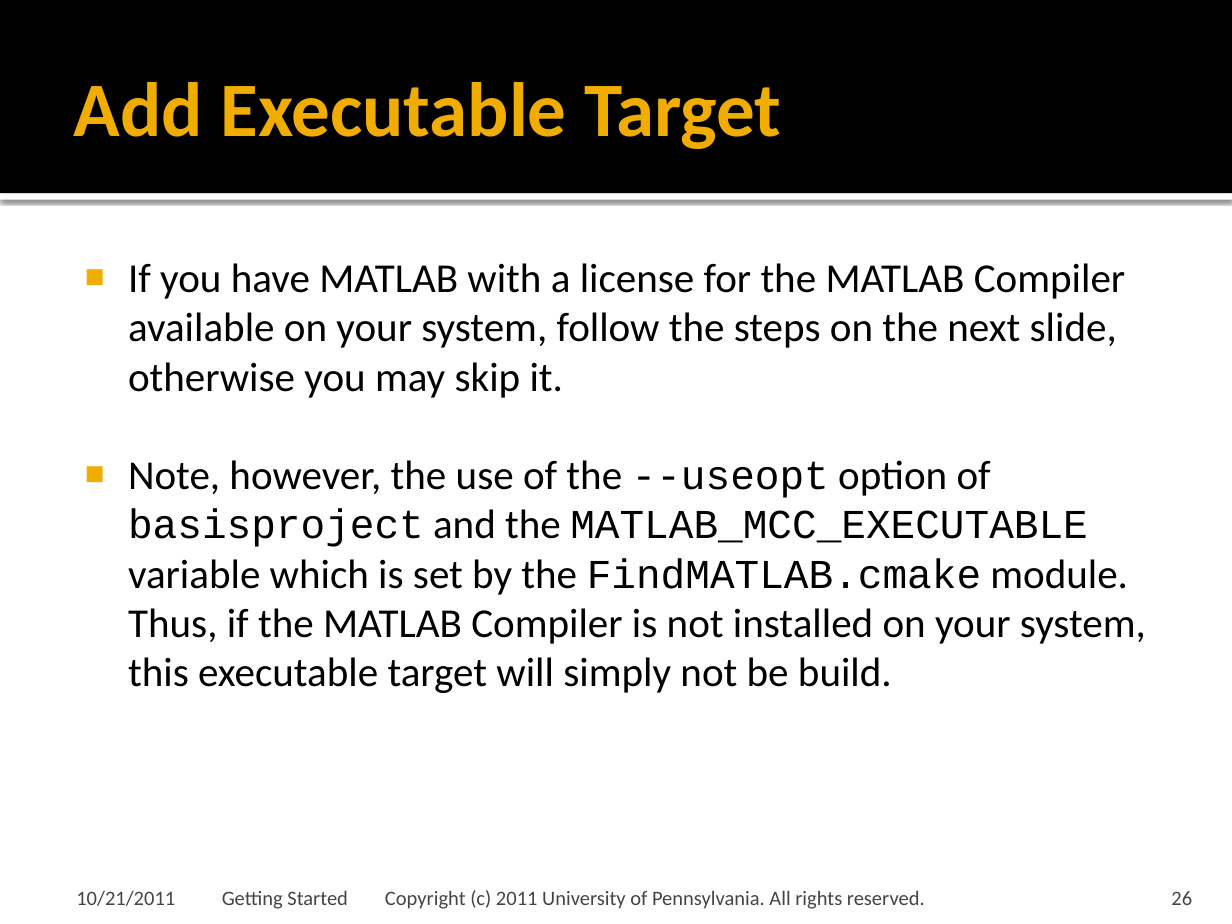
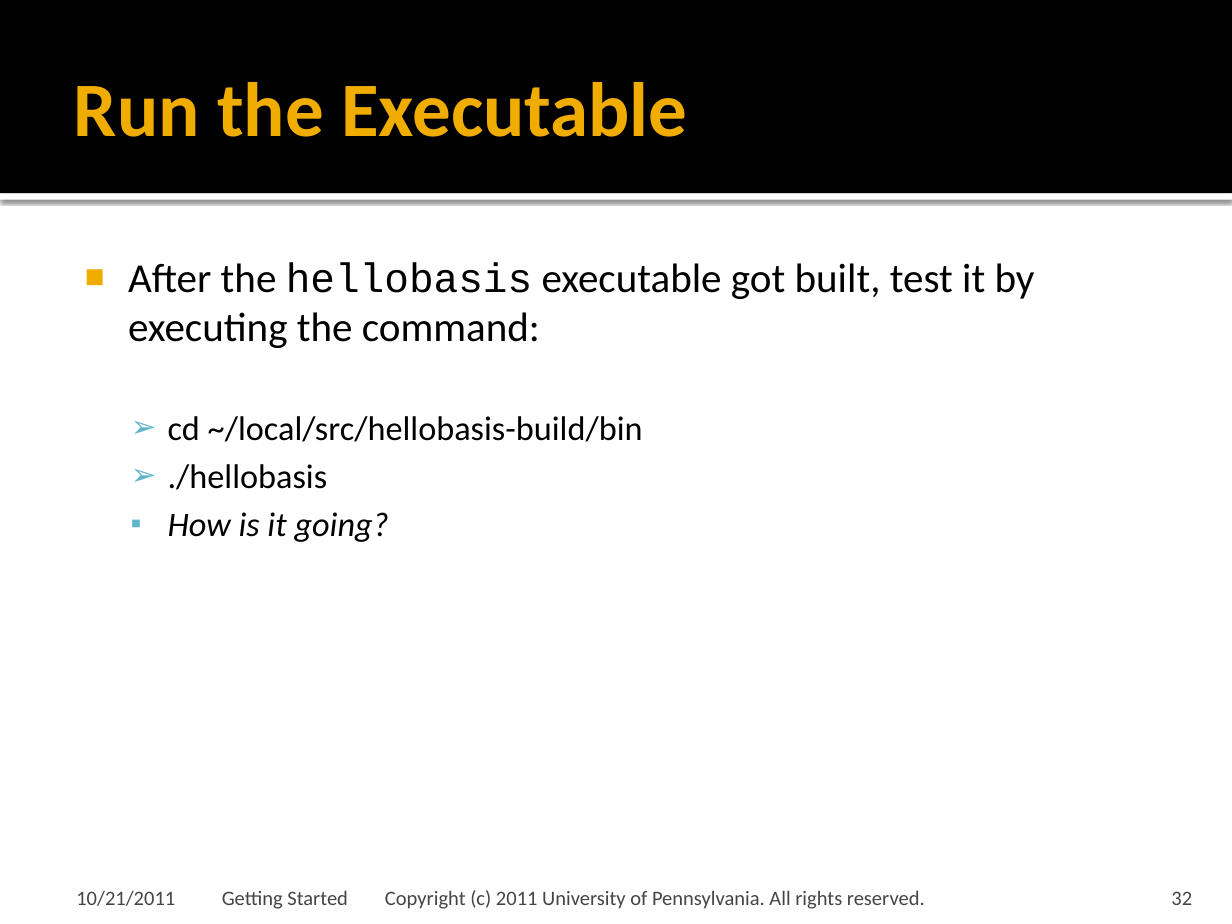
Before and after one commit to cmake-basis/legacy, a slide deck: slide 32 of doc/tutorials/02 Getting Started.pptx (slide 26 before the commit). Drawn at 1232x924 pixels with LibreOffice and Linux fonts; fonts in the diff are those of the drawing; background and template pictures are left out. Boxes give left, top, right and bottom in pixels: in the first picture for what was removed or moved away, otherwise in the second. Text is boxed around its words. In the diff, an @@ line names an element or a change of style, - is before the commit and + after.

Commit message:
Modified Getting Started tutorial and related source files. Changed TEMPLATE_VERSION of BASIS itself to 0.1.6, the next beta release.

```diff
--- a/doc/tutorials/02 Getting Started.pptx
+++ b/doc/tutorials/02 Getting Started.pptx
@@ title at <box>74,82,687,137</box>: text changed @@
-Add Executable Target
+Run the Executable
@@ text at <box>128,262,1035,542</box>: text changed @@
-■ If you have MATLAB with a license for the MATLAB Compiler available on your system, follow the steps on the next slide, otherwise you may skip it.
-■ Note, however, the use of the --useopt option of basisproject and the MATLAB_MCC_EXECUTABLE variable which is set by the FindMATLAB.cmake module. Thus, if the MATLAB Compiler is not installed on your system, this executable target will simply not be build.
+■ After the hellobasis executable got built, test it by executing the command:
+  ➢ cd ~/local/src/hellobasis-build/bin
+  ➢ ./hellobasis
+  ▪ How is it going?
@@ page number at <box>1171,891,1192,905</box>: text changed @@
-26
+32
```
Also in this commit, not shown: 19 other slides changed, 7 slides added, 7 other files.
